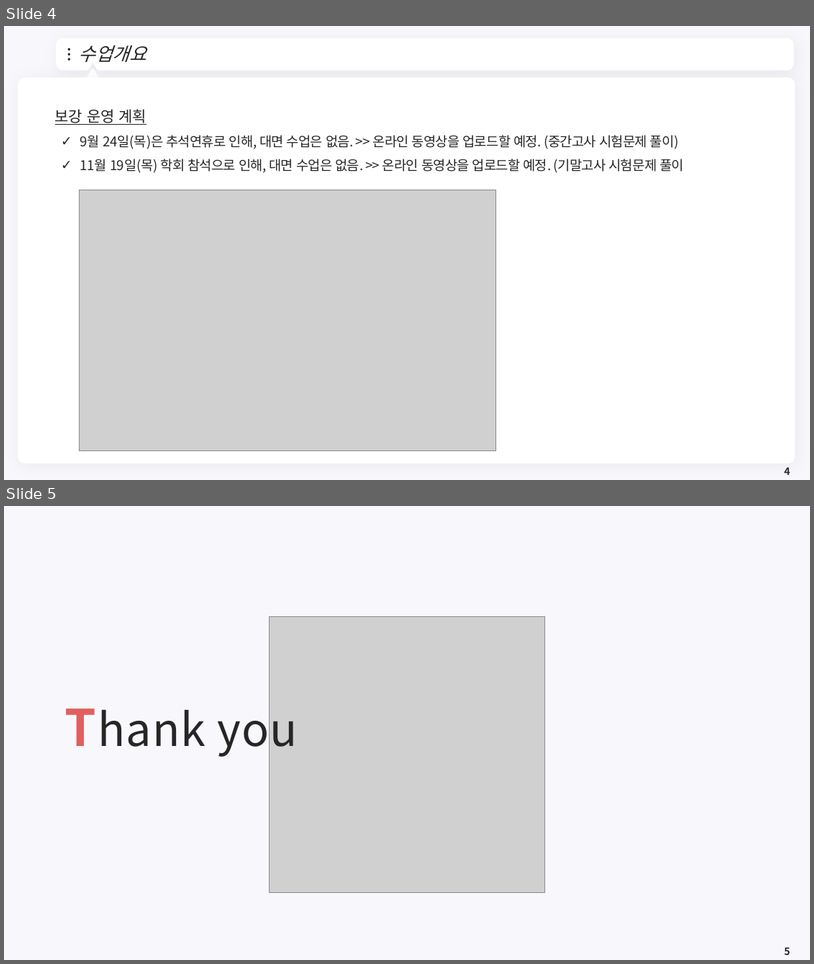
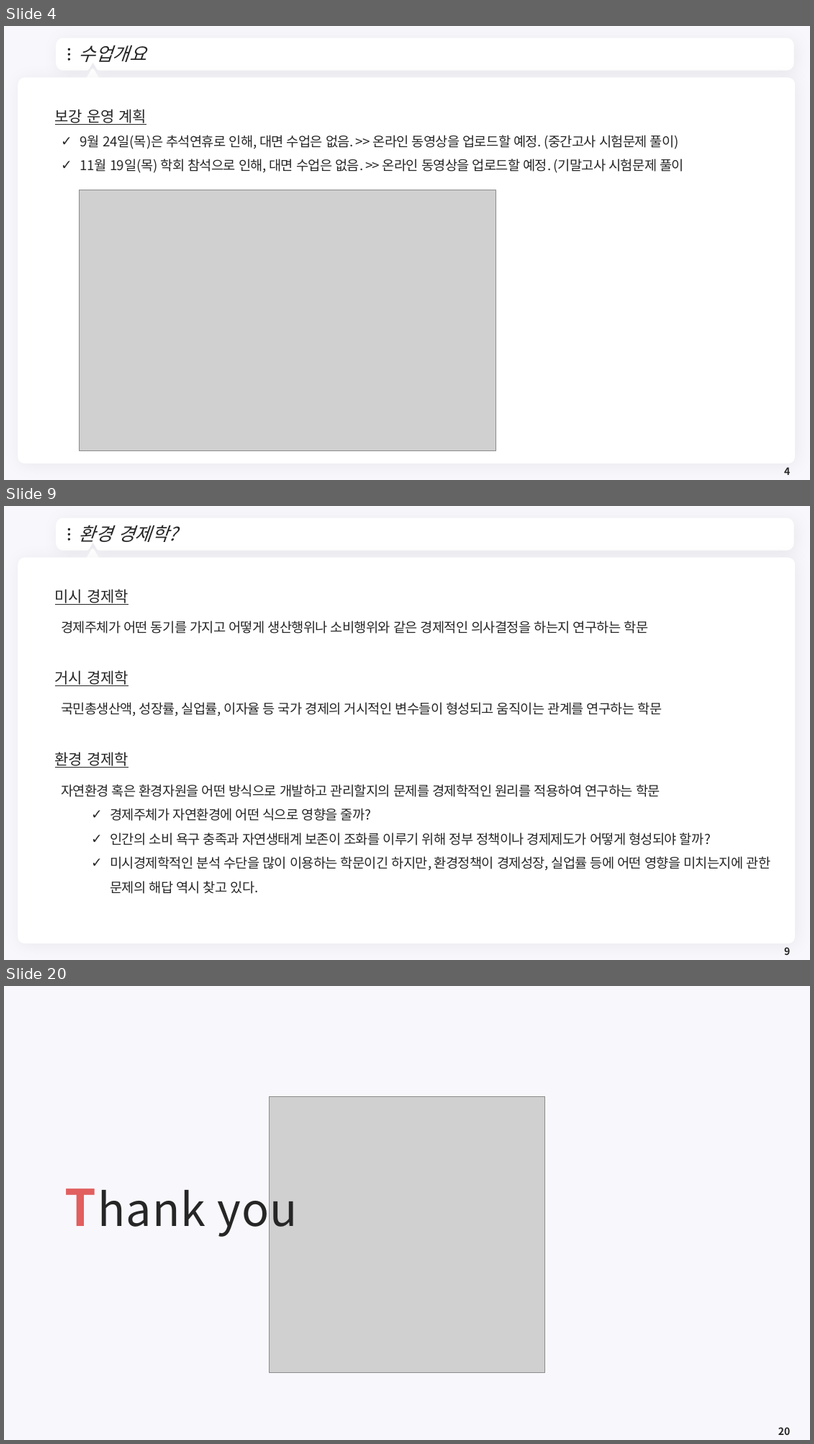
Before and after one commit to meandthey/Teaching, a slide deck: 환경경제학/2026-1/환경경제학_0_OT.pptx. Shown one above the other, each under a label of ours: slides 4 and 5 before the commit, slides 4, 9 and 20 after it; the slides between them are not shown. The pictures are 814x964 and 814x1444 pixels, drawn with LibreOffice and Linux fonts; fonts in the diff are those of the drawing; grey boxes stand for pictures; background and template pictures are left out. Boxes give left, top, right and bottom in pixels: in the first picture for what was removed or moved away, otherwise in the second. Text is boxed around its words. In the diff, an @@ line names an element or a change of style, - is before the commit and + after.

```diff
--- a/환경경제학/2026-1/환경경제학_0_OT.pptx
+++ b/환경경제학/2026-1/환경경제학_0_OT.pptx
@@ slide 9 added at (4,506,810,960), background #F8F7FC; not listed: 7 template elements that a slide beside it also shows @@
@@ title added at (79,525,178,542), 22 pt, text #262626, italic @@
+환경 경제학?
@@ text added at (55,589,772,893), 16 pt, text #262626 @@
+미시 경제학
+경제주체가 어떤 동기를 가지고 어떻게 생산행위나 소비행위와 같은 경제적인 의사결정을 하는지 연구하는 학문
+거시 경제학
+국민총생산액, 성장률, 실업률, 이자율 등 국가 경제의 거시적인 변수들이 형성되고 움직이는 관계를 연구하는 학문
+환경 경제학
+자연환경 혹은 환경자원을 어떤 방식으로 개발하고 관리할지의 문제를 경제학적인 원리를 적용하여 연구하는 학문
+  ✓ 경제주체가 자연환경에 어떤 식으로 영향을 줄까?
+  ✓ 인간의 소비 욕구 충족과 자연생태계 보존이 조화를 이루기 위해 정부 정책이나 경제제도가 어떻게 형성되야 할까?
+  ✓ 미시경제학적인 분석 수단을 많이 이용하는 학문이긴 하지만, 환경정책이 경제성장, 실업률 등에 어떤 영향을 미치는지에 관한 문제의 해답 역시 찾고 있다.
@@ page number added at (784,947,790,955), 12 pt, text #262626, bold @@
+9
@@ what was slide 5 is now slide 20 @@
@@ page number at (779,1427,790,1435): text changed @@
-5
+20
```
Also in this commit, not shown: 14 other slides added, 5 other files.
